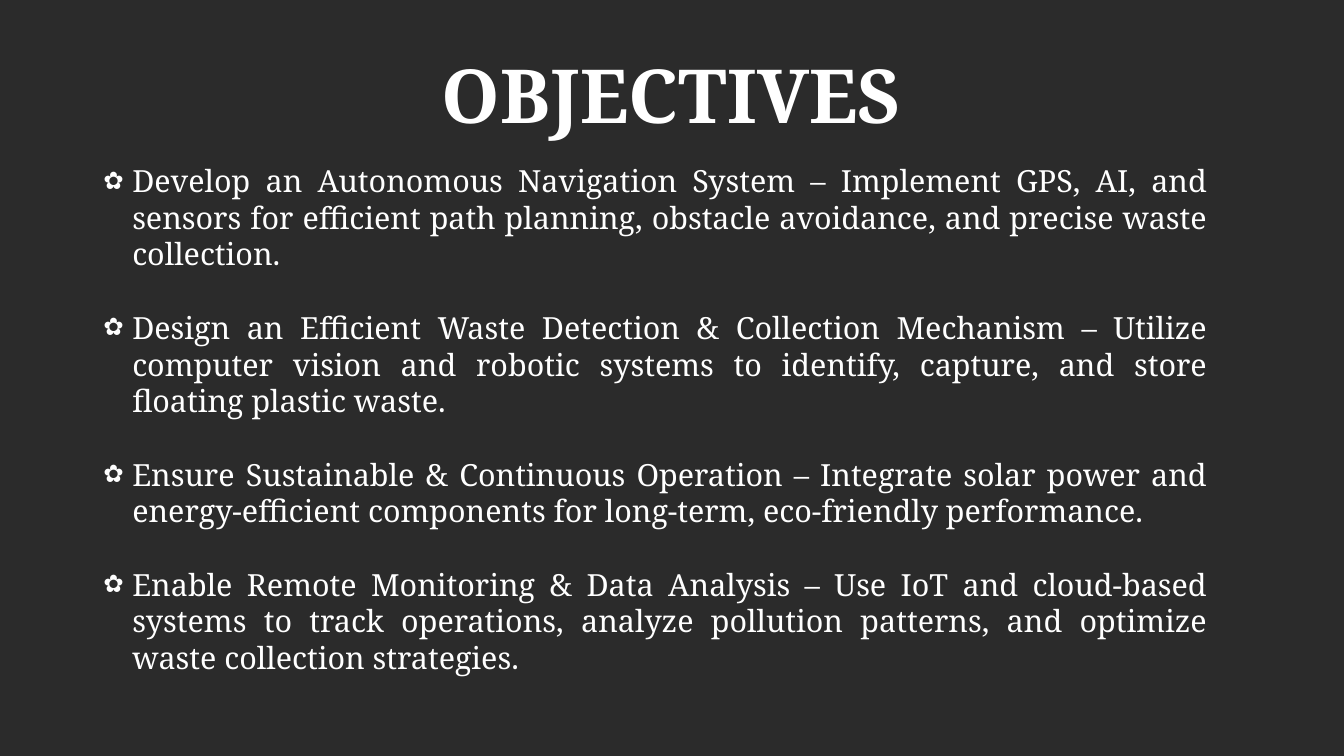
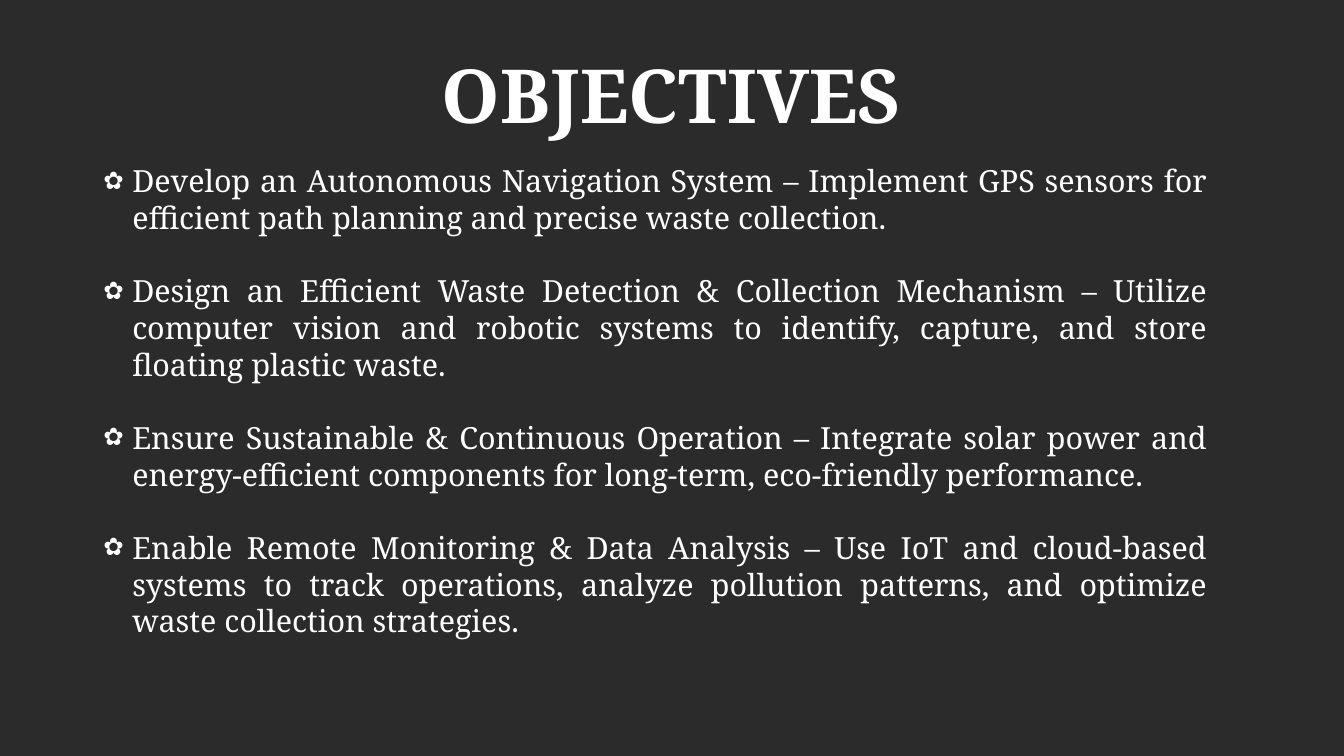
Before and after one commit to partha235/sea_plastic, a slide deck: slide 4 of zeroth_review.odp. Drawn at 1344x756 pixels with LibreOffice and Linux fonts; fonts in the diff are those of the drawing; background and template pictures are left out; a plain dark background stands for a picture behind light text. Boxes give left, top, right and bottom in pixels: in the first picture for what was removed or moved away, otherwise in the second. Text is boxed around its words. In the diff, an @@ line names an element or a change of style, - is before the commit and + after.

```diff
--- a/zeroth_review.odp
+++ b/zeroth_review.odp
@@ text at [132, 168, 1207, 237]: text changed @@
-✿ Develop an Autonomous Navigation System – Implement GPS, AI, and sensors for efficient path planning, obstacle avoidance, and precise waste collection.
+✿ Develop an Autonomous Navigation System – Implement GPS sensors for efficient path planning and precise waste collection.
```
Also in this commit, not shown: 6 other slides changed, 1 slide added, 1 slide removed, 7 other files.
